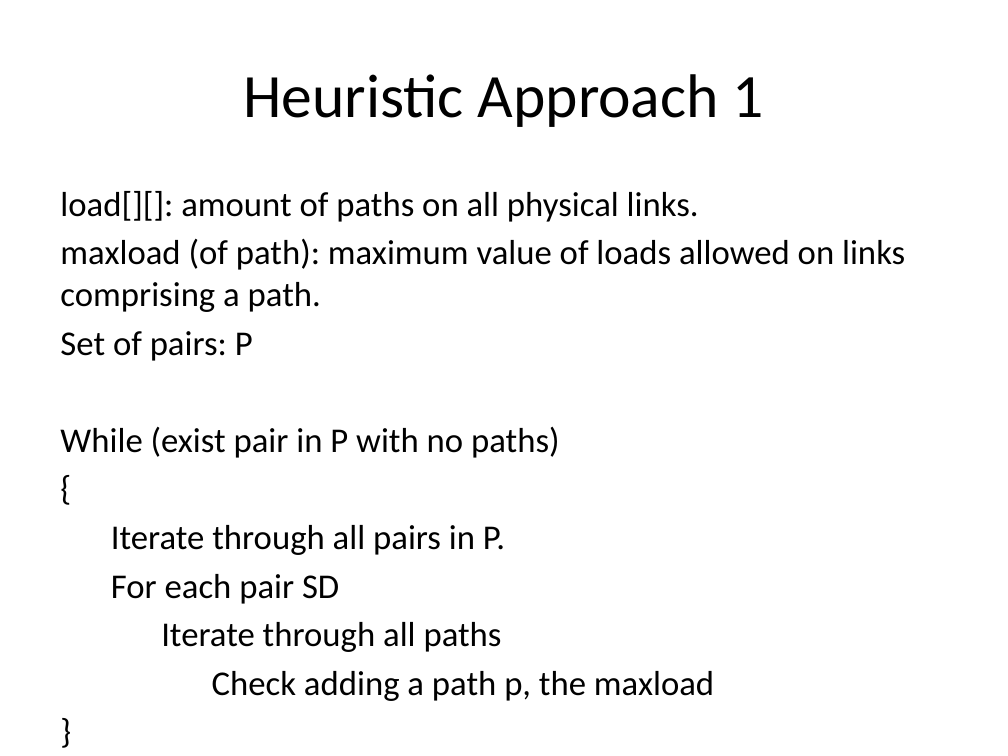
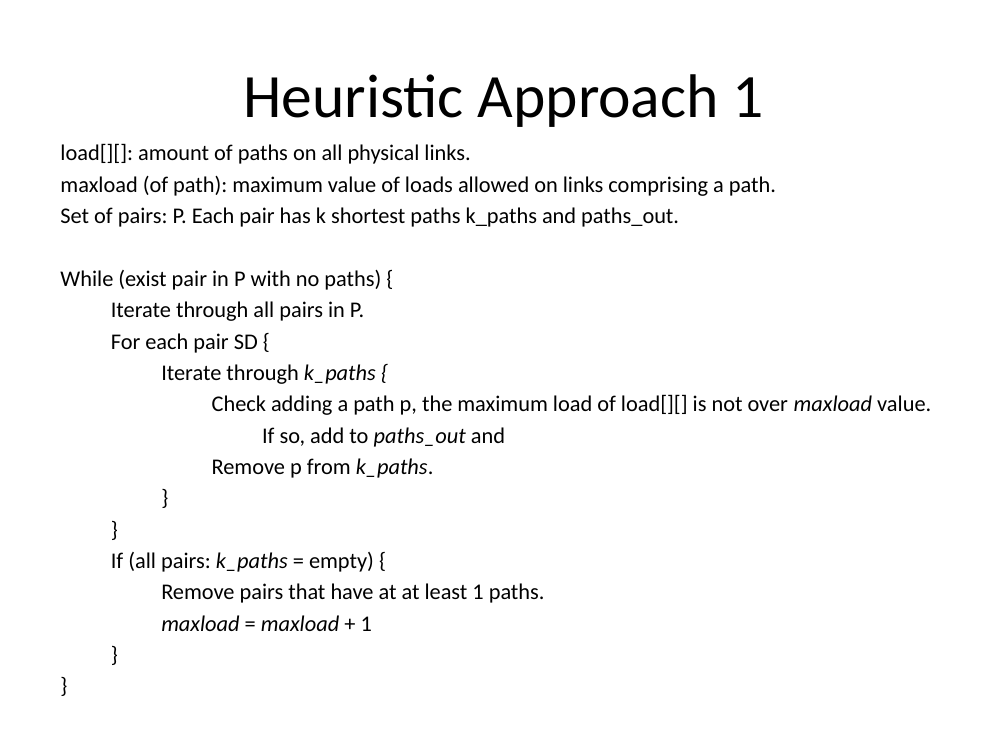
Before and after one commit to huyba/optiq, a slide deck: slide 2 of docs/Meeting_June_19.pptx. Drawn at 1008x756 pixels with LibreOffice and Linux fonts; fonts in the diff are those of the drawing. Boxes give left, top, right and bottom in pixels: in the first picture for what was removed or moved away, otherwise in the second. Text is boxed around its words. In the diff, an @@ line names an element or a change of style, - is before the commit and + after.

Commit message:
update slides

```diff
--- a/docs/Meeting_June_19.pptx
+++ b/docs/Meeting_June_19.pptx
@@ text "load[][]: amount of paths on ...": place and size @@
-text "load[][]: amount of paths on ..." at box(60, 191, 905, 701)
+text "load[][]: amount of paths on ..." at box(60, 143, 931, 631)
@@ text at box(60, 143, 776, 321): size 24.8 to 16 pt in "load[][]: amount of paths on all physical ...", "maxload (of path): maximum value of loads ...", "Iterate through all pairs in P.", "}"; less space between paragraphs @@
@@ text at box(60, 207, 679, 290): text changed; size 24.8 to 16 pt @@
-Set of pairs: P
-While (exist pair in P with no paths)
-{
+Set of pairs: P. Each pair has k shortest paths k_paths and paths_out.
+While (exist pair in P with no paths) {
@@ text at box(111, 333, 931, 478): text changed; size 24.8 to 16 pt @@
-For each pair SD
-Iterate through all paths
-Check adding a path p, the maxload
+For each pair SD {
+Iterate through k_paths {
+Check adding a path p, the maximum load of load[][] is not over maxload value.
+If so, add to paths_out and
+Remove p from k_paths.
@@ text at box(111, 552, 545, 631): paragraphs added @@
+}
+If (all pairs: k_paths = empty) {
+Remove pairs that have at at least 1 paths.
+maxload = maxload + 1
+}
+}
```
